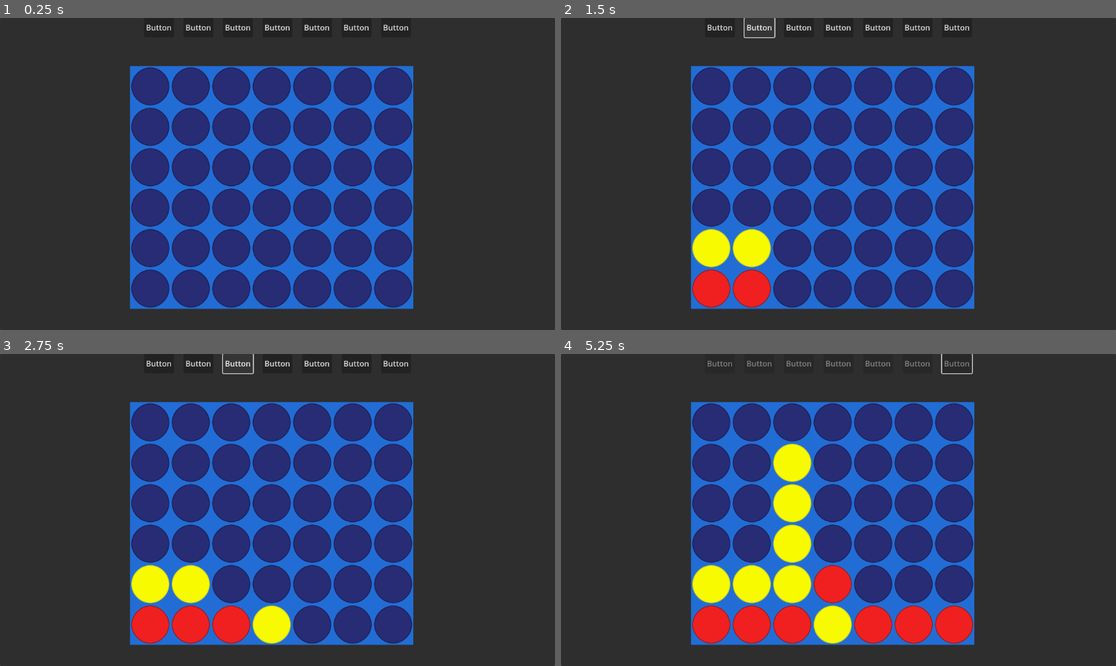
Above: before the commit, frames 1-4 (two rows, left to right).
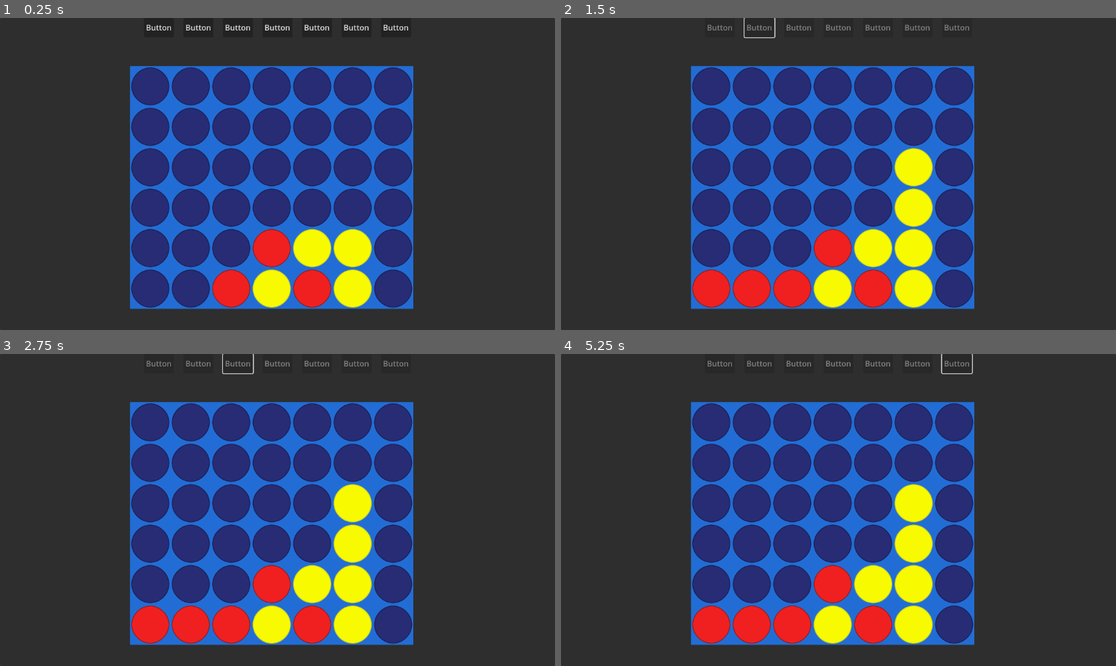
Above: after the commit, the same moments.

Repository: Juzix1/Connect4-Minimax-Godot
Game: Godot game, scene res://Scenes/board.tscn
Two runs of this game, one before a commit and one after it. Both use one fixed random seed, a clock stepped at 60 frames per second and the inputs below.
Inputs (mouse positions are in pixels of both pictures, inside the frame that each line leads up to):
- Up to frame 1 (0.25 s): no input
- Up to frame 2 (1.5 s): click "Button" at 0.5 s; click "Button" at 1.25 s
- Up to frame 3 (2.75 s): click (238, 363) at 2 s, where only the run before the commit has a clickable "Button"
- Up to frame 4 (5.25 s): click (838, 363) at 2.75 s, where only the run before the commit has a clickable "Button"; click (877, 363) at 3.5 s, where only the run before the commit has a clickable "Button"; click (916, 363) at 4.25 s, where only the run before the commit has a clickable "Button"; click (955, 363) at 5 s, where only the run before the commit has a clickable "Button"

The runs differ from the first frame. In frame 1, 4.7% of the frame differs, in the area x 38-68%, y 67-93%; in frame 2, 7.6%; in frame 3, 6.3%; in frame 4, 8.0%, in the area x 23-75%, y 28-93%.

Commit message:
Fixed Everything

Diff:
--- a/Scripts/SI.gd
+++ b/Scripts/SI.gd
@@ -1,6 +1,6 @@
 extends Node
 
-const MAX_DEPTH: int = 5#Glebokosc rekursji w minimaxie
+const MAX_DEPTH: int = 4#Glebokosc rekursji w minimaxie
 var AI_PLAYER: int
 var YELLOW_PLAYER: int
 const INF: int = 10000 #Pozytywna i negatywna nieskonczonosc
@@ -13,15 +13,15 @@
 #Ocena Planszy
 func evaluate_board_after_move(board,x,y,player) -> int:
 	var check = check_win_from_move(board,x,y)
-	print("check " +str(check))
-	print("player "+str(player))
+	debug("check " +str(check))
+	debug("player "+str(player))
 	if check == player:
 		if player == AI_PLAYER:
-			print("detected PC win: gain 10000 points")
-			return 10000
+			debug("detected PC win: gain 10000 points")
+			return INF
 		elif check == YELLOW_PLAYER:
-			print("detected Player win: gain -10000 points")
-			return -10000
+			debug("detected Player win: gain -10000 points")
+			return -INF
 	return evaluate_board(board)
 func evaluate_board(board):
 	var score:int = 0
@@ -39,13 +39,13 @@
 	return score
 
 func check_win_from_move(board,x,y)->int:
-	print(board[0])
-	print(board[1])
-	print(board[2])
-	print(board[3])
-	print(board[4])
-	print(board[5])
-	print(str(x)+"x "+str(y) + "y " + str(board[y][x]))
+	debug(board[0])
+	debug(board[1])
+	debug(board[2])
+	debug(board[3])
+	debug(board[4])
+	debug(board[5])
+	debug(str(x)+"x "+str(y) + "y " + str(board[y][x]))
 	var player: int = board[y][x]
 	if player == 0:
 		return 0
@@ -134,63 +134,39 @@
 	return valid_moves
 
 #Algorytm Minimax
-func minimax(board, depth, maximizing_player, alpha, beta, last_move)->int:
+# Minimax function to simulate both AI and Player moves
+func minimax(board, depth, maximizing_player, alpha, beta, last_move) -> int:
 	if depth == 0 or (last_move != null and check_win_from_move2(board, last_move.x, last_move.y) != 0):
 		if last_move != null:
 			return evaluate_board_after_move(board, last_move.x, last_move.y, AI_PLAYER if maximizing_player else YELLOW_PLAYER)
 		else:
 			return evaluate_board(board)
-	print("dupa")
+
 	var valid_moves = get_valid_moves(board)
+
 	if maximizing_player:
-		#if check_win_from_move(board, last_move.x, last_move.y) == AI_PLAYER:
-			#print("Gówno")
-			#return 1000
-		var max_eval:int = -INF
-		debug("------------")
-		debug("\t simulate PC move")
-		debug("Depth: "+str(depth))
+		# AI's turn (maximizing player)
+		var max_eval = -INF
 		for move in valid_moves:
-			debug("-- making move at "+str(move))
 			make_move(board, move, AI_PLAYER)
-			var eval:int = minimax(board, depth - 1, false, alpha, beta, Vector2i(move, get_last_row(board,move)))
-			debug("Coming back to previous maximizing player")
-			debug("-- unmaking move at "+str(move))
+			var eval = minimax(board, depth - 1, false, alpha, beta, Vector2i(move, get_last_row(board, move)))
 			undo_move(board, move)
 			max_eval = max(max_eval, eval)
-			debug("Max_eval: "+str(max_eval))
 			alpha = max(alpha, eval)
-			debug("Alpha: " + str(alpha))
-			debug("Beta: " + str(beta))
 			if beta <= alpha:
-				debug("Alpha greater than or equal beta, ending the move")
 				break
-			debug("------")
-		#debug_minimax_evaluation(move,depth,max_eval)
-		debug("maximal evaluation is "+str(max_eval))
 		return max_eval
 	else:
-		var min_eval:int = INF
-		debug("------------")
-		debug("\t simulate Player move")
-		debug("Depth: "+str(depth))
+		# Player's turn (minimizing player)
+		var min_eval = INF
 		for move in valid_moves:
-			debug("-- making move at "+str(move))
 			make_move(board, move, YELLOW_PLAYER)
-			var eval:int = minimax(board, depth - 1, true, alpha, beta, Vector2i(move,get_last_row(board, move)))
-			debug("eval: "+str(eval))
-			debug("unmaking move at "+str(move))
+			var eval = minimax(board, depth - 1, true, alpha, beta, Vector2i(move, get_last_row(board, move)))
 			undo_move(board, move)
 			min_eval = min(min_eval, eval)
-			debug("Min_eval: "+str(min_eval))
 			beta = min(beta, eval)
-			debug("Alpha: "+str(alpha))
-			debug("Beta: "+str(beta))
 			if beta <= alpha:
-				debug("Beta greater than or equal alpha, ending the move")
 				break
-			debug("------")
-		debug("minimal evaluation is "+str(min_eval))
 		return min_eval
 
 #wykonaj ruch
@@ -217,13 +193,13 @@
 
 	for move in valid_moves:
 		make_move(board,move, AI_PLAYER) #AI gra czerwonym
-		print("move "+ str(move))
+		debug("move "+ str(move))
 		debug("Making a real move")
 		var row:int = get_last_row(board,move)
 
 		var move_value:int = minimax(board, MAX_DEPTH,false,-INF,INF,Vector2i(move,row))
-		print("move_value "+str(move_value))
-		print("best_value "+str(best_value))
+		debug("move_value "+str(move_value))
+		debug("best_value "+str(best_value))
 		#debug("undo the virtual move in: "+str(move)+"column")
 
 		undo_move(board, move)
--- a/Scripts/game_manager.gd
+++ b/Scripts/game_manager.gd
@@ -15,7 +15,7 @@
 
 func _ready() -> void:
 	player_team = 1#randi_range(1,2)
-	ai.setPlayers(player_team,2 if player_team==1 else 1)
+	ai.setPlayers(2 if player_team==1 else 1,player_team)
 	ai.createFile(FileAccess.open("user://logs/log.txt", FileAccess.WRITE_READ))
 	init_Board()
 
@@ -40,8 +40,8 @@
 		[0, 0, 0, 0, 0, 0, 0],
 		[0, 0, 0, 0, 0, 0, 0],
 		[0, 0, 0, 0, 0, 0, 0],
-		[0, 0, 0, 0, 0, 0, 0],
-		[0, 0, 0, 0, 0, 0, 0],
+		[0, 0, 0, 1, 2, 2, 0],
+		[0, 0, 1, 2, 1, 2, 0],
 	]
 
 	# Initialize the board and the TileMap based on the predefined state
